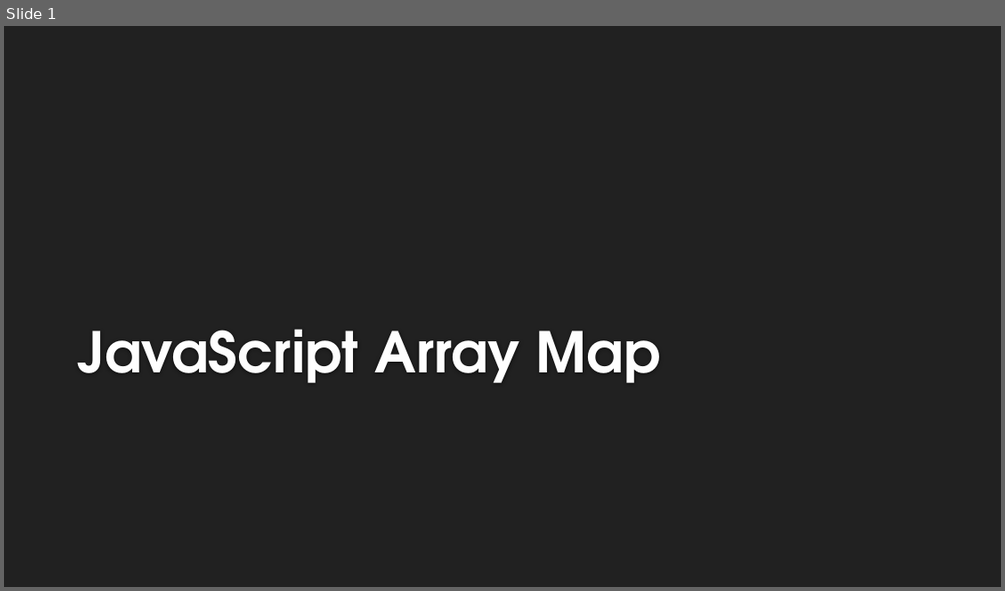
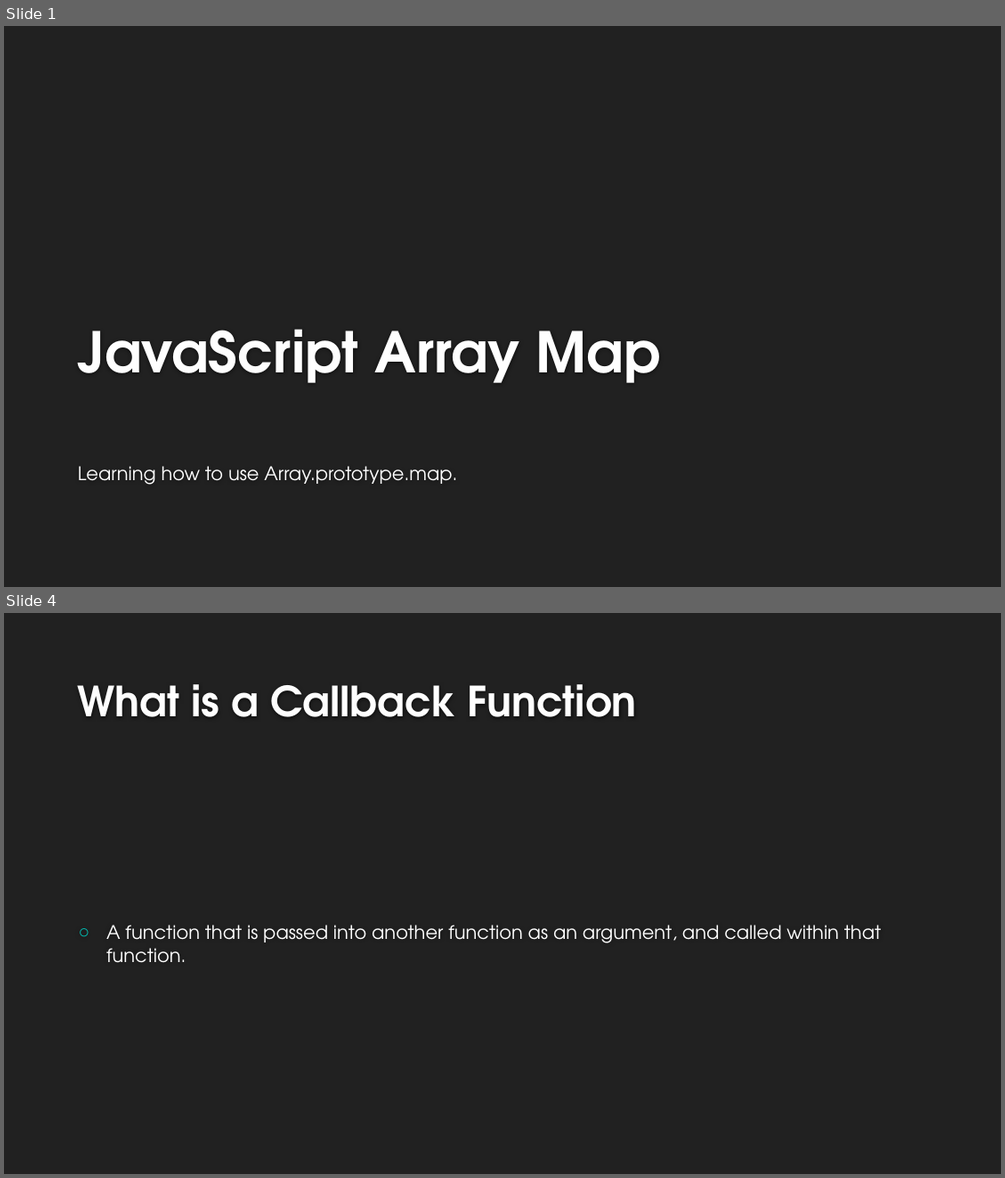
Before and after one commit to ericglasser/javascript-array-map-lesson, a slide deck: javascript-map-array-lesson.pptx. Shown one above the other, each under a label of ours: slide 1 before the commit, slides 1 and 4 after it; the slides between them are not shown. The pictures are 1005x591 and 1005x1178 pixels, drawn with LibreOffice and Linux fonts; fonts in the diff are those of the drawing; background and template pictures are left out. Boxes give left, top, right and bottom in pixels: in the first picture for what was removed or moved away, otherwise in the second. Text is boxed around its words. In the diff, an @@ line names an element or a change of style, - is before the commit and + after.

```diff
--- a/javascript-map-array-lesson.pptx
+++ b/javascript-map-array-lesson.pptx
@@ slide 4 added at <box>4,613,1001,1174</box>, background #212121 @@
@@ title added at <box>78,684,637,717</box>, 40 pt, text #FEFEFE, bold @@
+What is a Callback Function
@@ text added at <box>106,925,881,963</box>, 18 pt, text #FFFFFF @@
+○ A function that is passed into another function as an argument, and called within that function.
@@ slide 1 changed as well @@
@@ subtitle added at <box>78,466,457,484</box>, 18 pt, text #FFFFFF @@
+Learning how to use Array.prototype.map.
```
Also in this commit, not shown: 10 other slides added, 1 slide removed, 1 other file.
